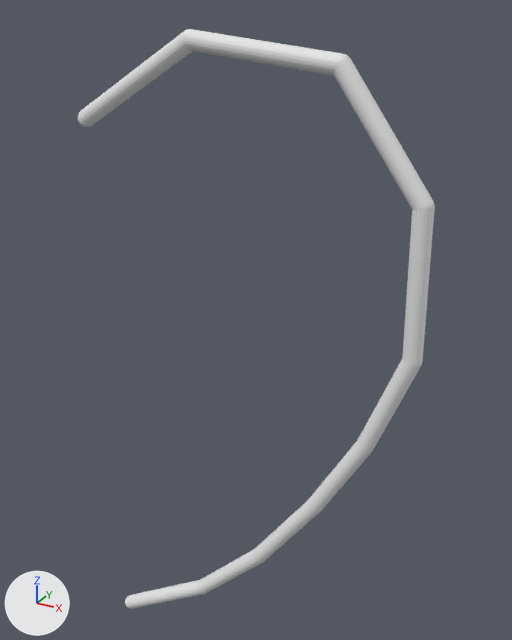
Two versions of the OBJ model heart-pendant.obj, one commit apart.
Both versions are drawn from a 50 mm lens placed at (0.574, -0.637, 0.417), pointed at (0.199, 0.045, 0.076). Every picture has the same lights, and +X, +Y and +Z are marked at lower left. Where no turn or scale is listed for an object, it has been applied to the vertices. Vertices at the same position are counted once.

The older version as bpy lines, for what is in view:
```python
me_heart_pendant = bpy.data.meshes.new('heart-pendant')
me_heart_pendant.from_pydata(...)  # 1814 vertices, 2520 faces; spans x -0.005..0.414, y -0.01..0.01, z -0.433..0.399
ob_heart_pendant = bpy.data.objects.new('heart-pendant', me_heart_pendant)
ob_heart_pendant.location = (0.0, 0.0, 0.0)
```
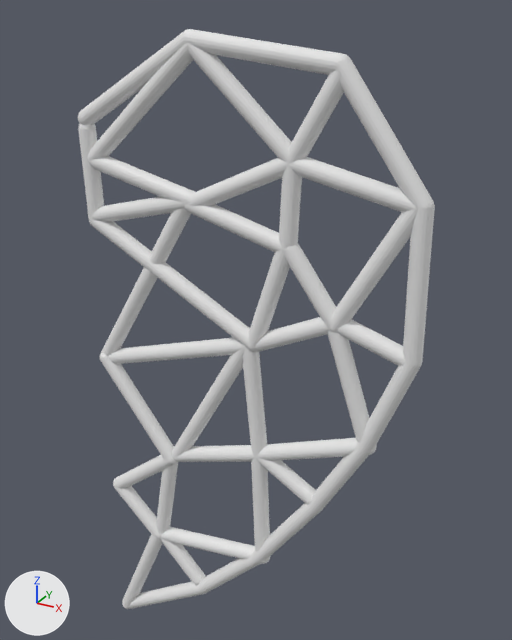
Pixel boxes (x1, y1, x2, y2) of what changed, in the pictures (512 x 640 px):
part 1 of me_heart_pendant, added
    after: (78, 124, 96, 130)
part 2 of me_heart_pendant, added
    after: (78, 129, 104, 221)
part 3 of me_heart_pendant, added
    after: (91, 220, 250, 349)
part 4 of me_heart_pendant, added
    after: (88, 43, 193, 161)
part 5 of me_heart_pendant, added
    after: (91, 156, 195, 202)
part 6 of me_heart_pendant, added
    after: (91, 197, 188, 222)
part 7 of me_heart_pendant, added
    after: (100, 209, 191, 356)
part 8 of me_heart_pendant, added
    after: (101, 43, 418, 608)

The change, as a diff of the scene's bpy script:
```diff
--- a/heart-pendant.obj.py
+++ b/heart-pendant.obj.py
@@ me_heart_pendant @@
 # used by ob_heart_pendant; location = (0.0, 0.0, 0.0)
-me_heart_pendant.from_pydata(...)  # 1814 vertices, 2520 faces; spans x -0.005..0.414, y -0.01..0.01, z -0.433..0.399
+me_heart_pendant.from_pydata(...)  # 8675 vertices, 12280 faces; spans x -0.01..0.414, y -0.012..0.012, z -0.434..0.399
+# me_heart_pendant part 1: the loose piece of 92 vertices spanning x -0.005..0.014, y -0.01..0.01, z 0.293..0.313 is copied, and the copy is moved by (-0.001, 0.0, -0.012); it spans x -0.006..0.014, y -0.01..0.01, z 0.281..0.301
+# me_heart_pendant part 2: the loose piece of 100 vertices spanning x 0.39..0.414, y -0.01..0.01, z 0.091..0.25 is copied, and the copy is scaled about its middle by (0.989, 1, 0.67), then moved by (-0.397, 0.0, 0.067); it spans x -0.006..0.016, y -0.01..0.01, z 0.185..0.291
+# me_heart_pendant part 3: the loose piece of 100 vertices spanning x 0.39..0.414, y -0.01..0.01, z 0.091..0.25 is copied, and the copy is multiplied about its middle by the matrix ((0.501, 0.0, -1.352), (0.0, 1.0, 0.0), (0.866, 0.0, 0.746)), then moved by (-0.288, 0.0, -0.043); it spans x 0.002..0.227, y -0.01..0.01, z 0.061..0.194
+# me_heart_pendant part 4: the loose piece of 100 vertices spanning x 0.39..0.414, y -0.01..0.01, z 0.091..0.25 is copied, and the copy is multiplied about its middle by the matrix ((0.645, 0.0, 0.906), (0.0, 1.0, 0.0), (-0.764, 0.0, 0.778)), then moved by (-0.32, 0.0, 0.151); it spans x 0.005..0.159, y -0.01..0.01, z 0.251..0.392
+# me_heart_pendant part 5: the loose piece of 100 vertices spanning x 0.22..0.312, y -0.01..0.01, z -0.241..-0.121 is copied, and the copy is turned -111.3 degrees about the y axis through its middle and scaled by 1.02, then moved by (-0.187, 0.0, 0.421); it spans x 0.011..0.147, y -0.01..0.01, z 0.215..0.266
+# me_heart_pendant part 6: the loose piece of 100 vertices spanning x 0.22..0.312, y -0.01..0.01, z -0.241..-0.121 is copied, and the copy is turned 41.1 degrees about the y axis through its middle and scaled by 1.08, then moved by (-0.19, 0.0, 0.388); it spans x 0.004..0.147, y -0.01..0.01, z 0.18..0.234
+# me_heart_pendant part 7: the loose piece of 100 vertices spanning x 0.351..0.413, y -0.01..0.01, z -0.027..0.095 is copied, and the copy is multiplied about its middle by the matrix ((1.193, 0.0, 0.744), (0.0, 1.0, 0.0), (0.161, 0.0, 1.903)), then moved by (-0.314, 0.002, 0.076); it spans x -0.009..0.146, y -0.008..0.012, z -0.008..0.229
+# me_heart_pendant part 8: 4053 vertices added at x -0.009..0.411, y -0.012..0.012, z -0.428..0.392
```
